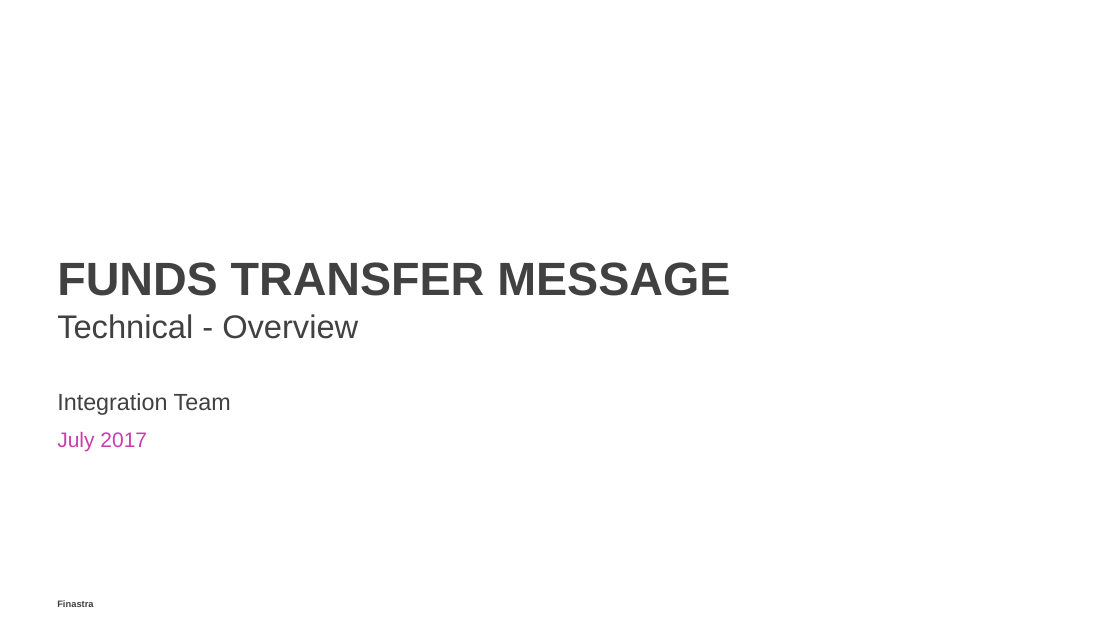
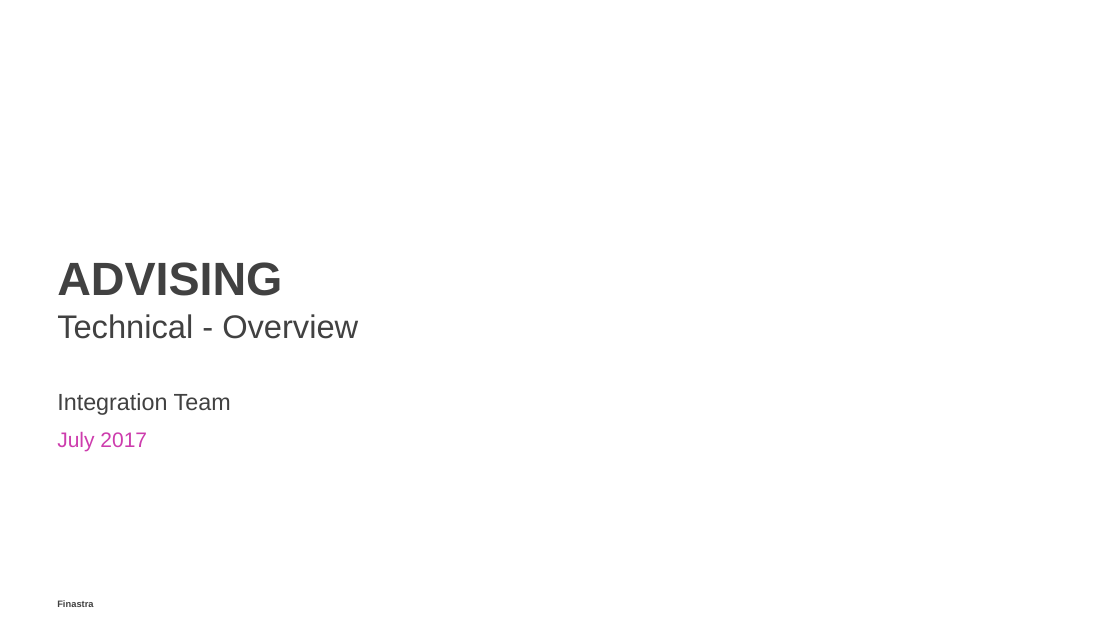
Before and after one commit to alexfinastra/IntegrationWorkshop, a slide deck: slide 1 of documentation/16 Advices and Notifications.pptx. Drawn at 1120x630 pixels with LibreOffice and Linux fonts; fonts in the diff are those of the drawing; background and template pictures are left out. Boxes give left, top, right and bottom in pixels: in the first picture for what was removed or moved away, otherwise in the second. Text is boxed around its words. In the diff, an @@ line names an element or a change of style, - is before the commit and + after.

```diff
--- a/documentation/16 Advices and Notifications.pptx
+++ b/documentation/16 Advices and Notifications.pptx
@@ title at [57,262,282,296]: text changed @@
-FUNDS TRANSFER MESSAGE
+ADVISING
```
Also in this commit, not shown: 3 other slides changed, 5 slides added, 22 slides removed, 36 other files.
